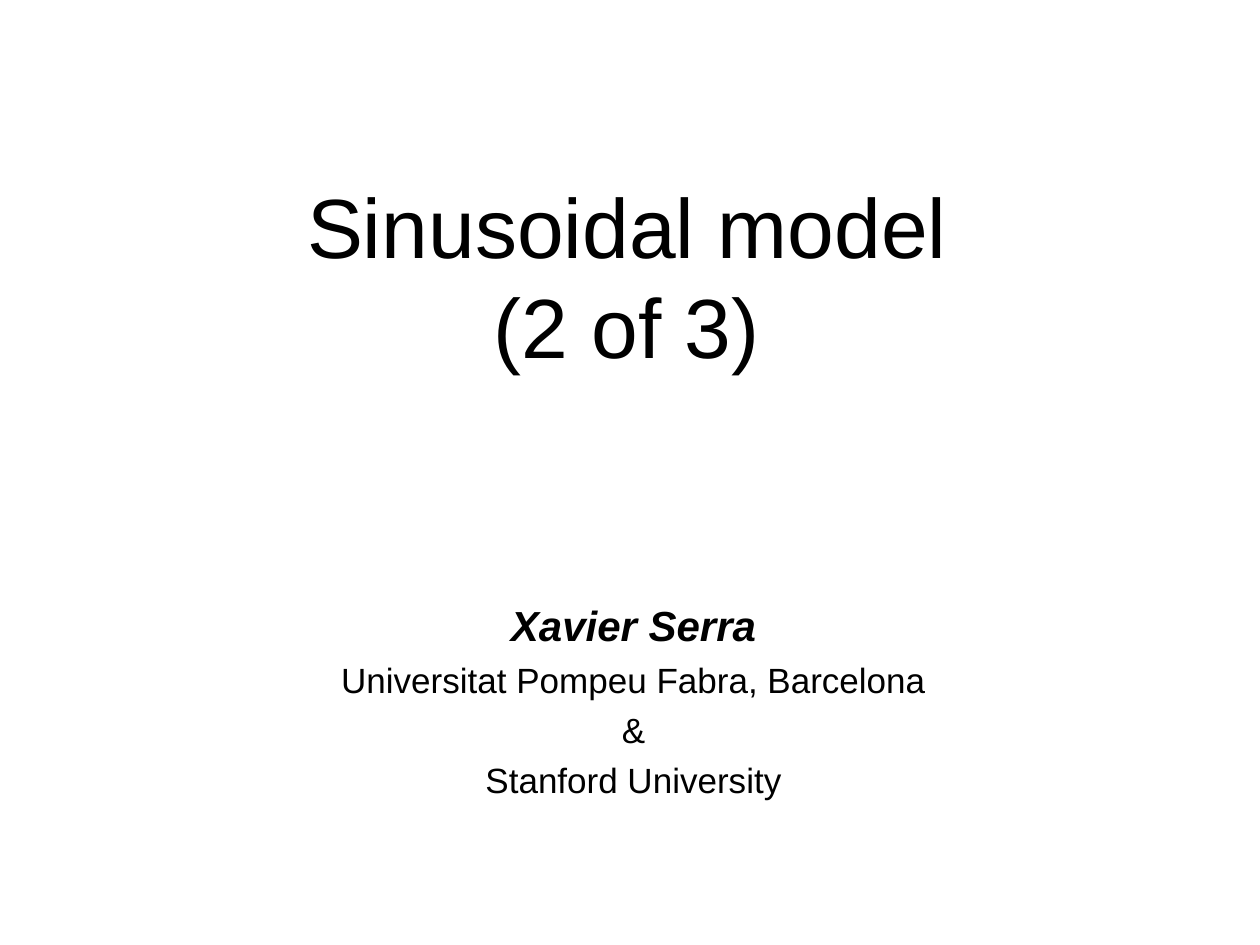
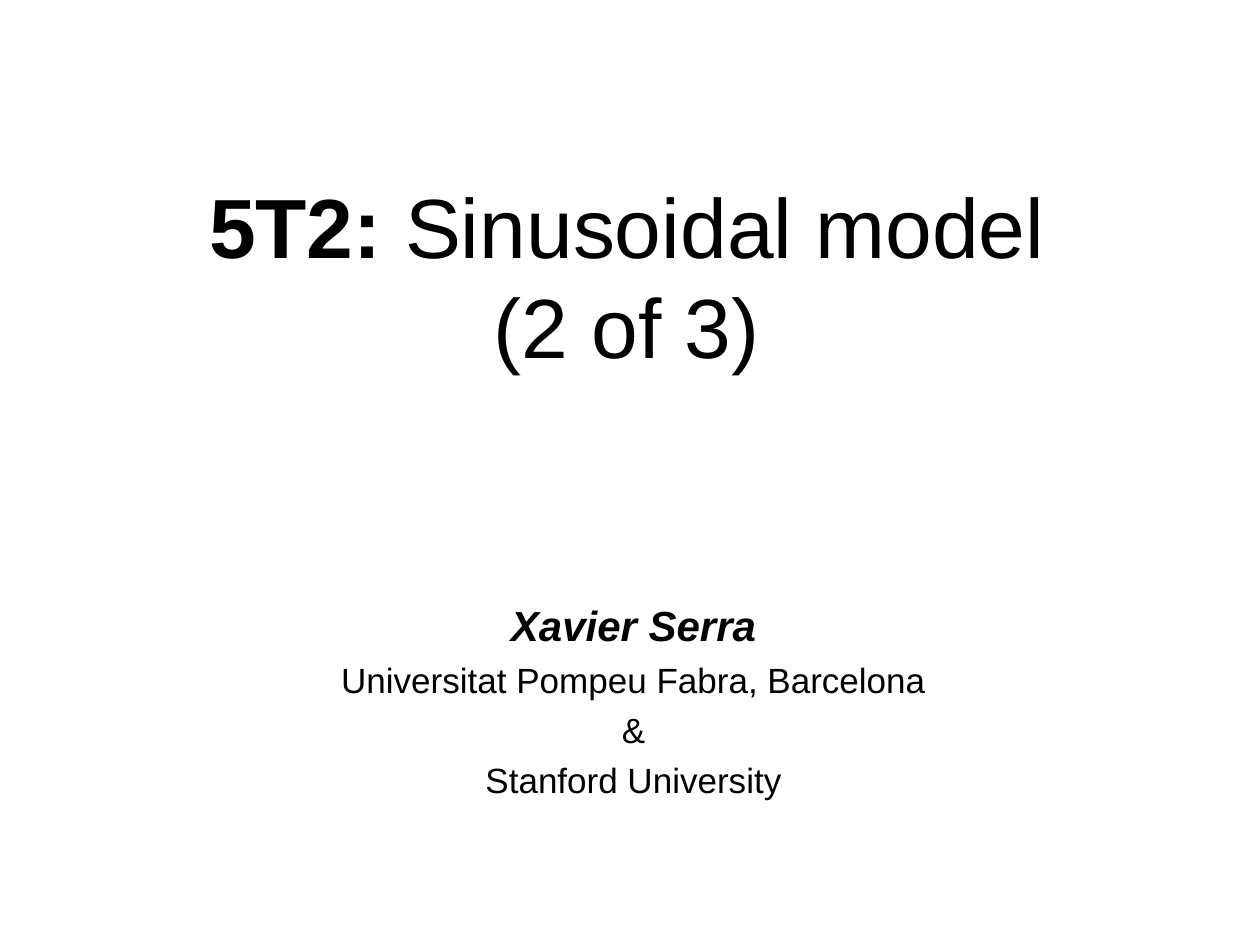
Before and after one commit to MTG/sms-tools, a slide deck: slide 15 of lectures/5-Sinusoidal-model/5T2-Sinusoidal-model-2.odp (slide 14 before the commit). Drawn at 1260x945 pixels with LibreOffice and Linux fonts; fonts in the diff are those of the drawing. Boxes give left, top, right and bottom in pixels: in the first picture for what was removed or moved away, otherwise in the second. Text is boxed around its words. In the diff, an @@ line names an element or a change of style, - is before the commit and + after.

```diff
--- a/lectures/5-Sinusoidal-model/5T2-Sinusoidal-model-2.odp
+++ b/lectures/5-Sinusoidal-model/5T2-Sinusoidal-model-2.odp
@@ title at <box>209,197,1045,374</box>: text changed @@
-Sinusoidal model
-(2 of 3)
+5T2: Sinusoidal model
+(2 of 3)
```
Also in this commit, not shown: 1 other slide changed, 2 slides added, 1 slide removed, 2 other files.
